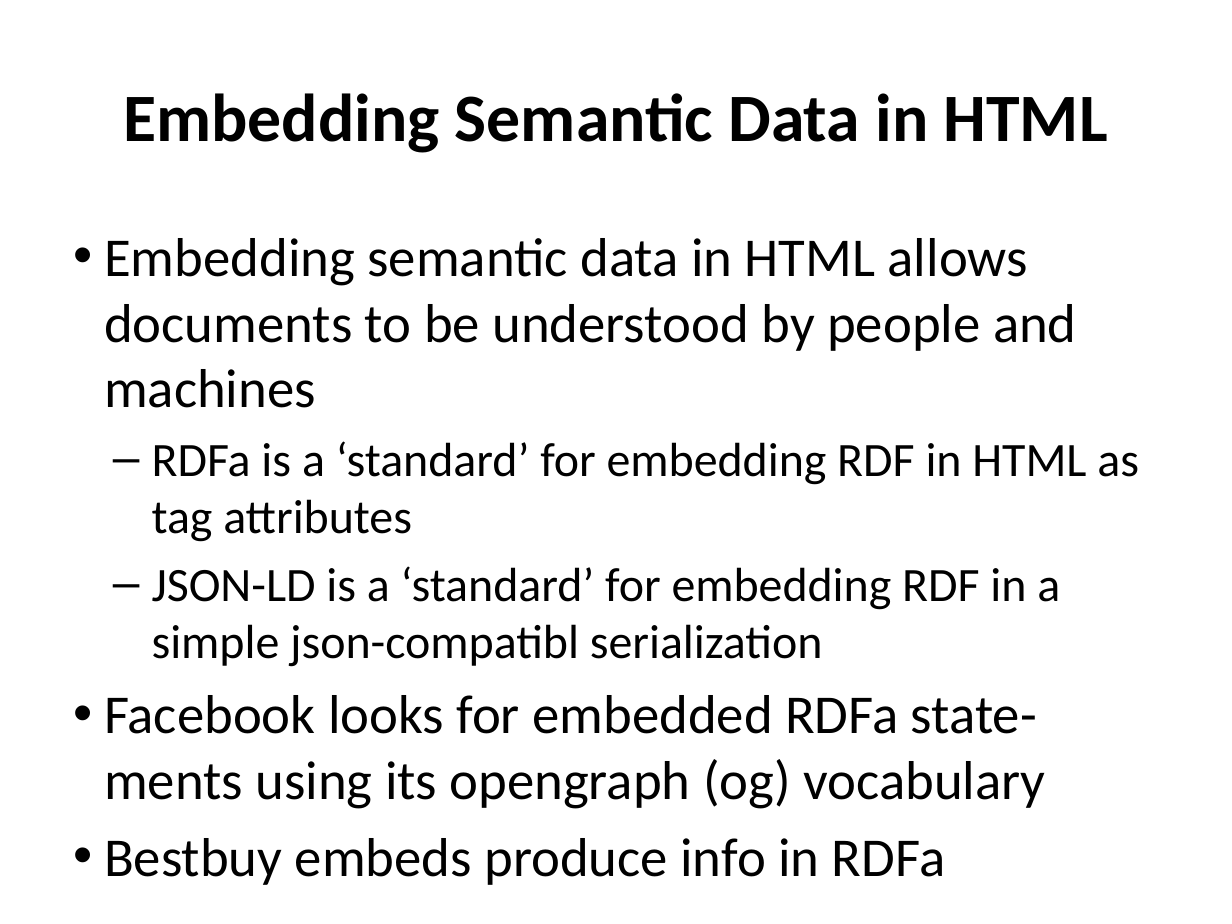
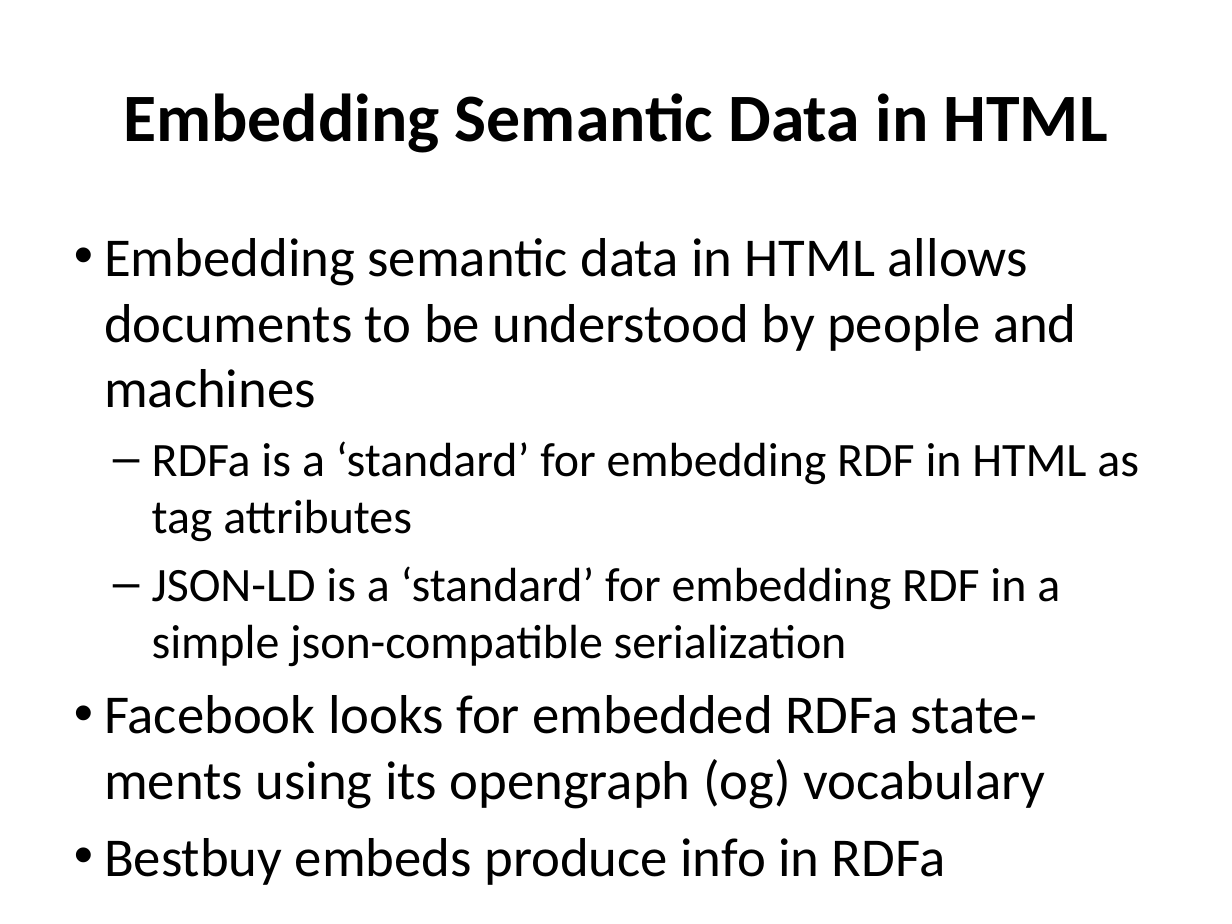
Before and after one commit to UMBC-CMSC-491-691-F19-Knowledge-Graphs/class_material, a slide deck: slide 44 of notes/01_introduction/01c_technologies.pptx (slide 47 before the commit). Drawn at 1232x924 pixels with LibreOffice and Linux fonts; fonts in the diff are those of the drawing. Boxes give left, top, right and bottom in pixels: in the first picture for what was removed or moved away, otherwise in the second. Text is boxed around its words. In the diff, an @@ line names an element or a change of style, - is before the commit and + after.

```diff
--- a/notes/01_introduction/01c_technologies.pptx
+++ b/notes/01_introduction/01c_technologies.pptx
@@ text at <box>152,566,1060,667</box>: text changed @@
-  – JSON-LD is a ‘standard’ for embedding RDF in a simple json-compatibl serialization
+  – JSON-LD is a ‘standard’ for embedding RDF in a simple json-compatible serialization
```
Also in this commit, not shown: 11 other slides changed, 3 slides added, 6 slides removed, 23 other files.
